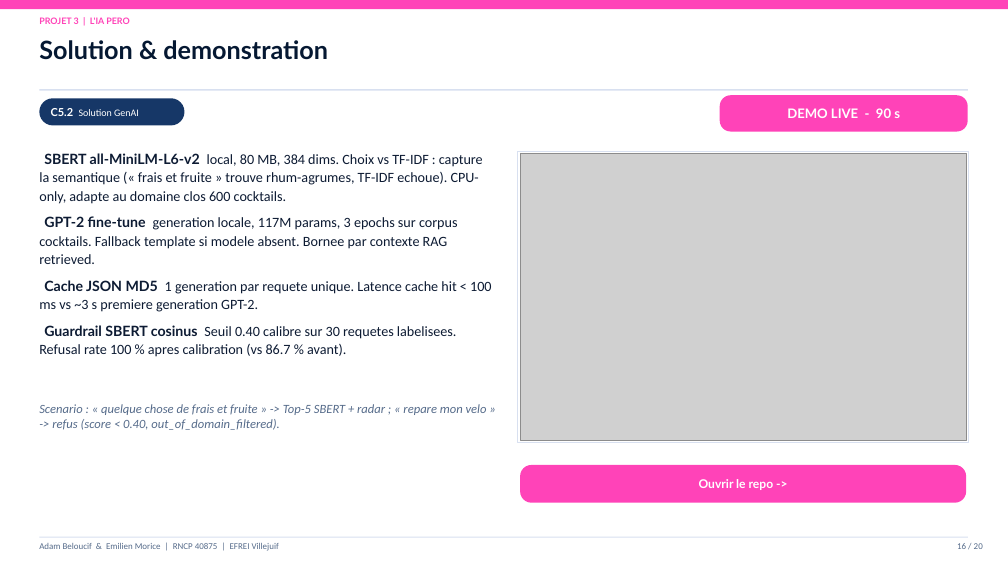
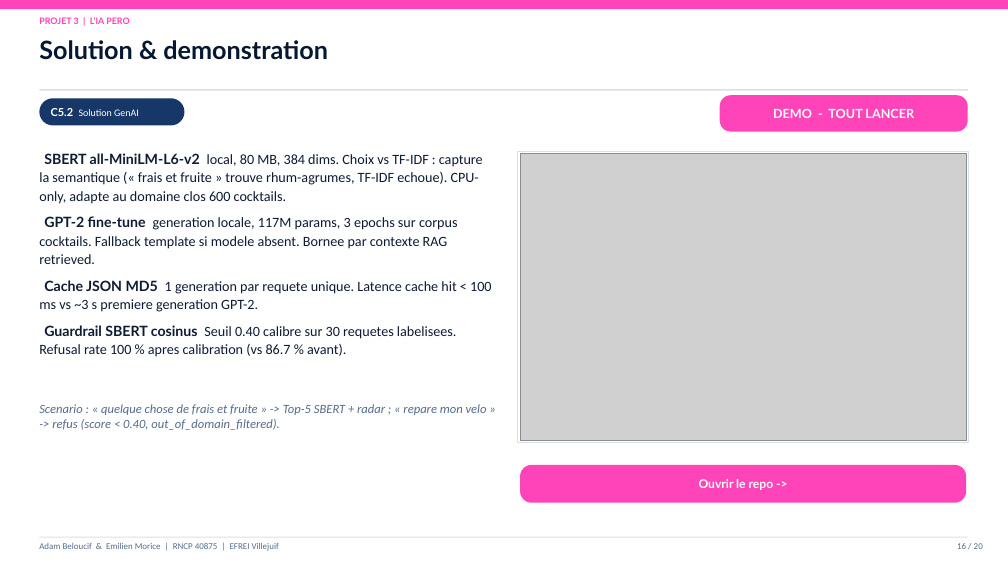
Before and after one commit to Adam-Blf/Soutenance-M1, a slide deck: slide 16 of Soutenance_Bloc1-2_Adam_Emilien.pptx. Drawn at 1008x567 pixels with LibreOffice and Linux fonts; fonts in the diff are those of the drawing; grey boxes stand for pictures. Boxes give left, top, right and bottom in pixels: in the first picture for what was removed or moved away, otherwise in the second. Text is boxed around its words. In the diff, an @@ line names an element or a change of style, - is before the commit and + after.

Commit message:
fix: replace main pptx with demo-buttons version

```diff
--- a/Soutenance_Bloc1-2_Adam_Emilien.pptx
+++ b/Soutenance_Bloc1-2_Adam_Emilien.pptx
@@ text in rounded rectangle at (x1=773, y1=109, x2=914, y2=118): text changed; size 12.5 to 12 pt @@
-DEMO LIVE - 90 s
+DEMO - TOUT LANCER
```
Also in this commit, not shown: 12 other slides changed.
